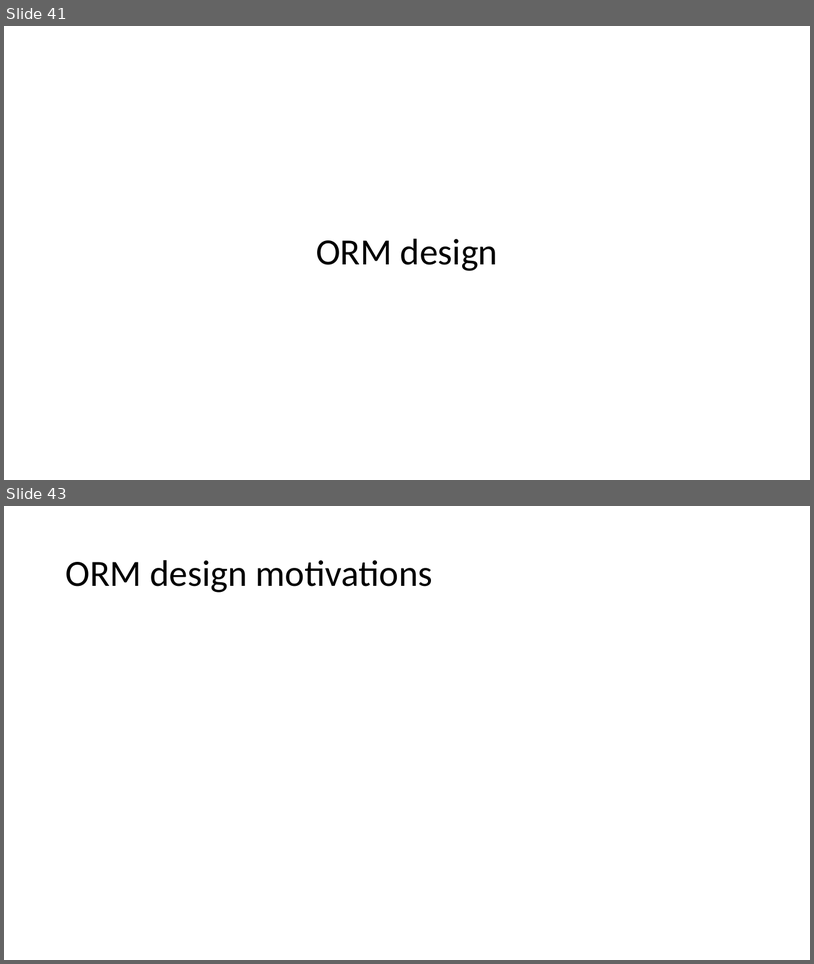
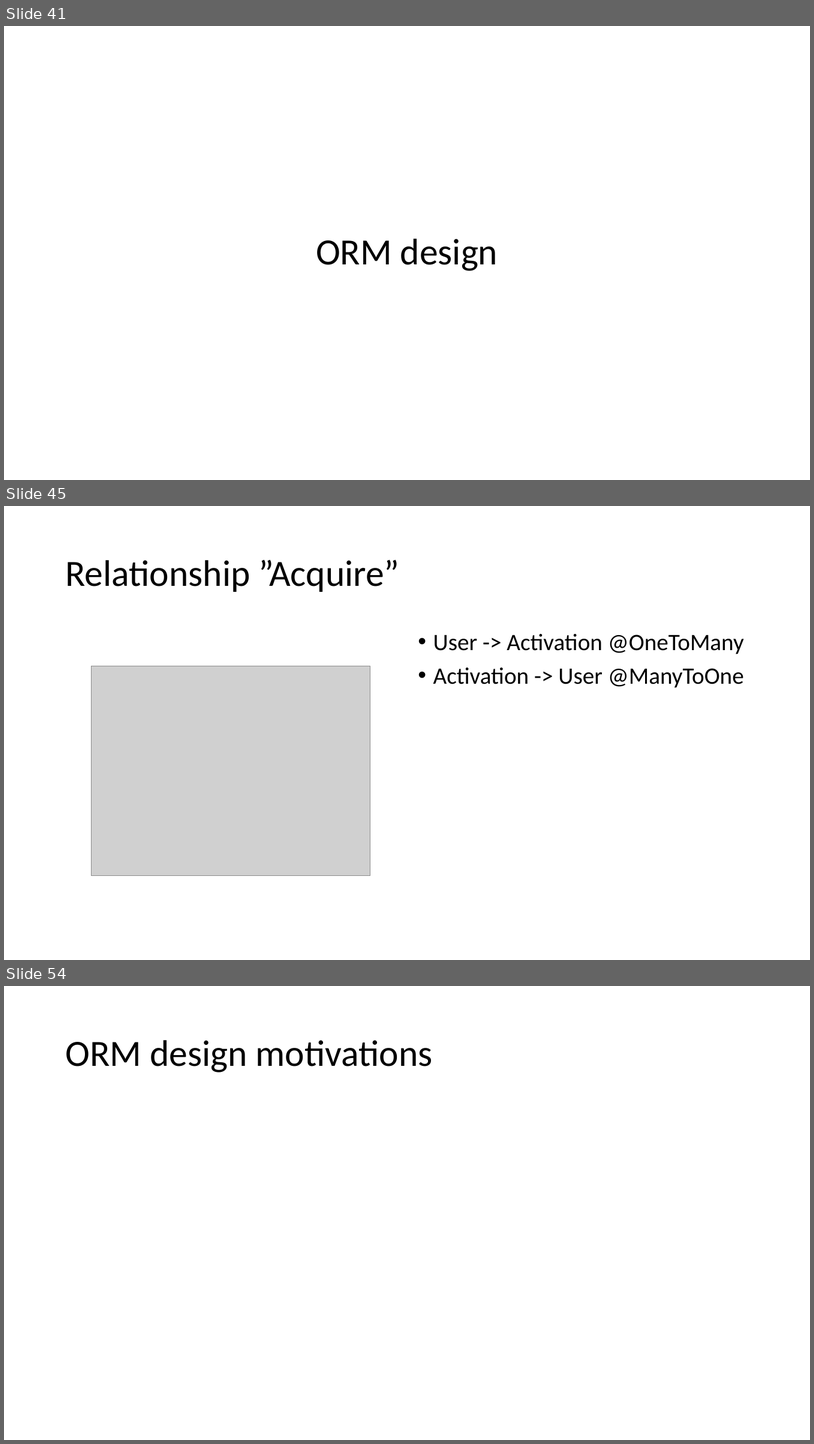
Before and after one commit to matteovisotto/DB2-SirianiVisotto, a slide deck: Documentation.pptx. Shown one above the other, each under a label of ours: slides 41 and 43 before the commit, slides 41, 45 and 54 after it; the slides between them are not shown. The pictures are 814x964 and 814x1444 pixels, drawn with LibreOffice and Linux fonts; fonts in the diff are those of the drawing; grey boxes stand for pictures. Boxes give left, top, right and bottom in pixels: in the first picture for what was removed or moved away, otherwise in the second. Text is boxed around its words. In the diff, an @@ line names an element or a change of style, - is before the commit and + after.

```diff
--- a/Documentation.pptx
+++ b/Documentation.pptx
@@ slide 45 added at bbox=[4, 506, 810, 960], background #FFFFFF @@
@@ title added at bbox=[65, 559, 399, 592], 44 pt, text #000000 @@
+Relationship ”Acquire”
@@ text added at bbox=[434, 634, 744, 688], 28 pt, text #000000 @@
+• User -> Activation @OneToMany
+• Activation -> User @ManyToOne
@@ picture added at bbox=[91, 666, 370, 876] @@
@@ what was slide 43 is now slide 54 @@
```
Also in this commit, not shown: 4 slides changed, 16 other slides added, 1 slide removed, 2 other files.
